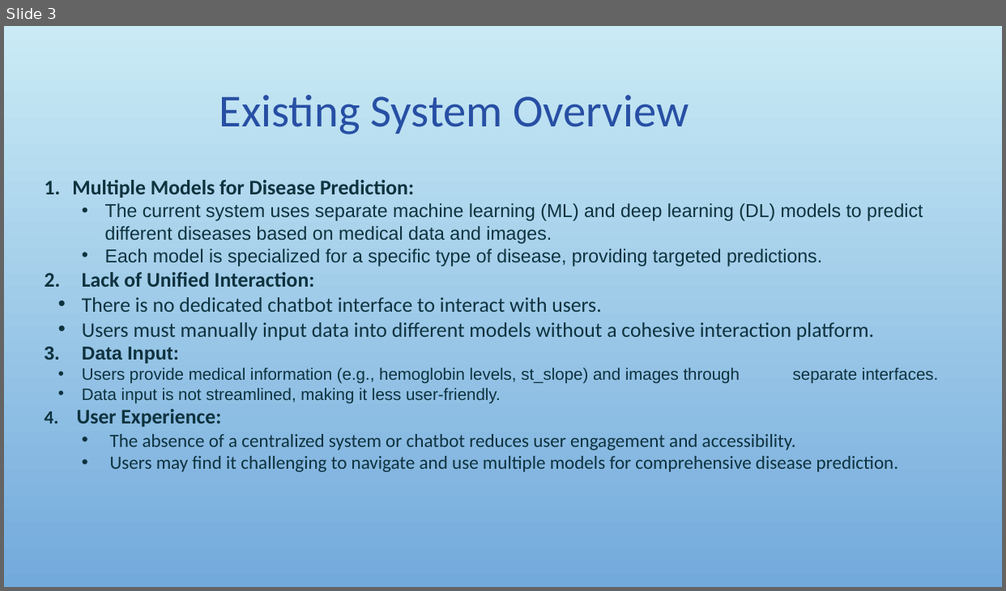
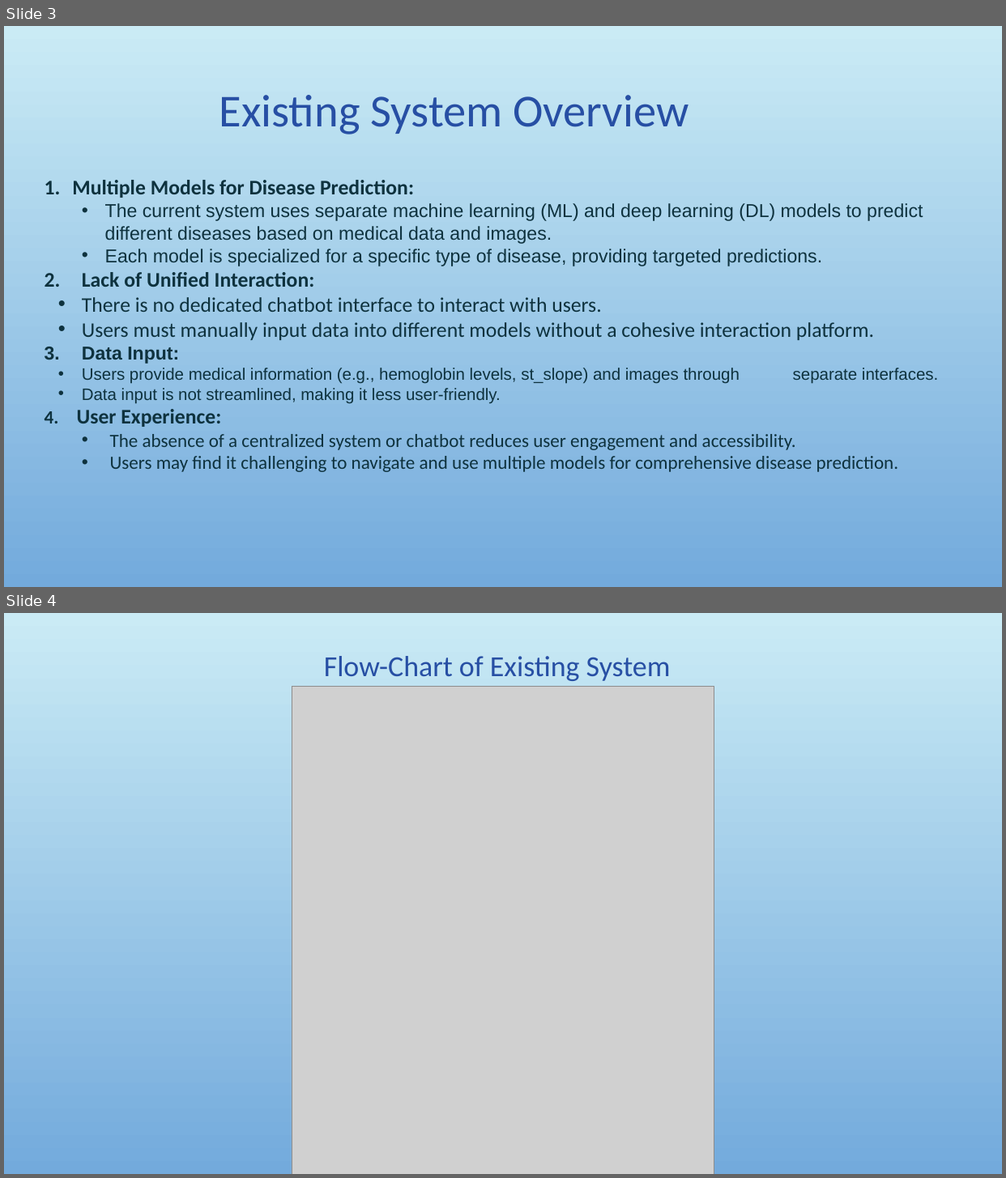
Before and after one commit to santoshw03/ML_and_Healthcare, a slide deck: topic_proposal.pptx. Shown one above the other, each under a label of ours: slide 3 before the commit, slides 3 and 4 after it. The pictures are 1006x591 and 1006x1178 pixels, drawn with LibreOffice and Linux fonts; fonts in the diff are those of the drawing; grey boxes stand for pictures; background and template pictures are left out. Boxes give left, top, right and bottom in pixels: in the first picture for what was removed or moved away, otherwise in the second. Text is boxed around its words. In the diff, an @@ line names an element or a change of style, - is before the commit and + after.

```diff
--- a/topic_proposal.pptx
+++ b/topic_proposal.pptx
@@ slide 4 added at [4,613,1002,1174], background picture (left out) @@
@@ text added at [324,656,671,681], 28 pt, text #274FA4 @@
+Flow-Chart of Existing System
@@ picture added at [292,687,714,1174] @@
```
Also in this commit, not shown: 4 slides changed, 1 other slide added.
